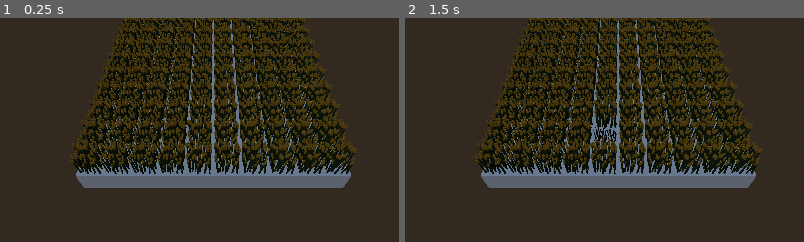
Above: before the commit, frames 1-2 (left to right).
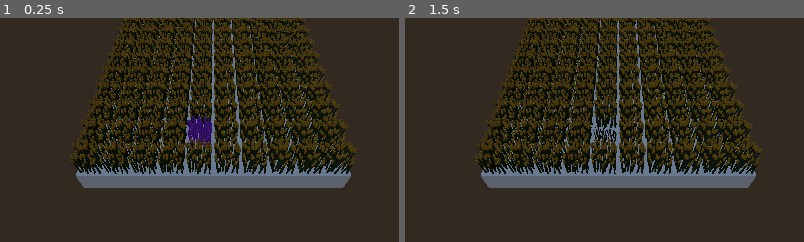
Above: after the commit, the same moments.

Repository: Squix/scientific_game_jam_26
Game: Godot game, scene res://scenes/game_parasite.tscn
The game is run twice, just before and just after one commit, with the same random seed, the same clock (stepped at 60 frames per second) and the same inputs. This scene is started directly instead of the project's main scene.
Inputs (mouse positions are % of the whole screen's width and height, from its top left):
- Up to frame 1 (0.25 s): no input
- Up to frame 2 (1.5 s): tap Enter at 0.5 s; move the mouse to (72, 45) at 0.52 s; press the mouse at (72, 45) at 0.53 s; tap Space at 1.25 s; move the mouse to (30, 55) at 1.27 s; release the mouse at (30, 55) at 1.28 s; click (30, 55) at 1.35 s
The pictures show only the part of the screen within x 23-73%, y 37-86%; the shares and areas given below are measured in that part.

The runs differ from the first frame. In frame 1, 0.6% of the frame differs, in the area x 46-54%, y 43-58%; in frame 2, nothing differs.

Commit message:
feat: show where the parasite is for debug

Diff:
--- a/script/cell.gd
+++ b/script/cell.gd
@@ -14,6 +14,12 @@
 func set_state(new_state: CellState):
 	if(new_state == CellState.containParasite):
 		print("Cell {0} contient le parasite".format([name]))
+		var debug_material : Material = StandardMaterial3D.new()
+		var debug_mesh = (colza_alive.find_child("Colza_BASE") as MeshInstance3D).mesh.duplicate(true)
+		debug_material.albedo_color = Color.BLUE_VIOLET
+		debug_mesh.surface_set_material(0, debug_material)
+		(colza_alive.find_child("Colza_BASE") as MeshInstance3D).mesh = debug_mesh
+
 	state = CellState.containColza
 
 var waterLevel: int = 1
